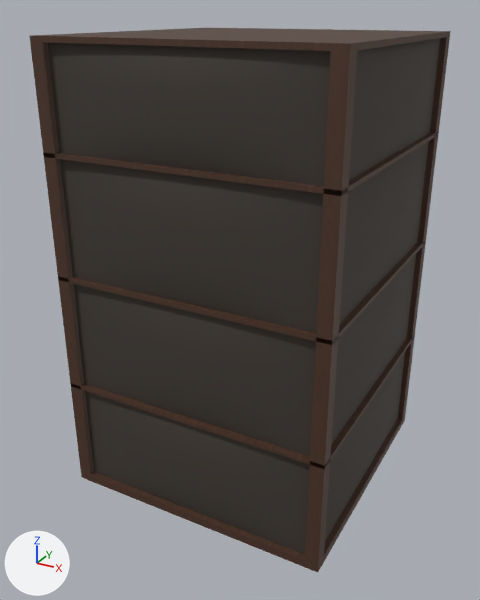
Two versions of the glTF model tools/_home-opening/assets/models/bass-trap.glb, one commit apart.
One viewpoint serves both versions: a camera (50 mm lens) standing at (0.661, -1.274, 1.046) and looking at (-0.016, -0.044, 0.431). The lights are fixed; the arrows at lower left show +X, +Y and +Z. The first picture is the older version. Vertices at exactly the same position are counted once.

Objects in the first picture: 'bass_trap_A01_A02'.
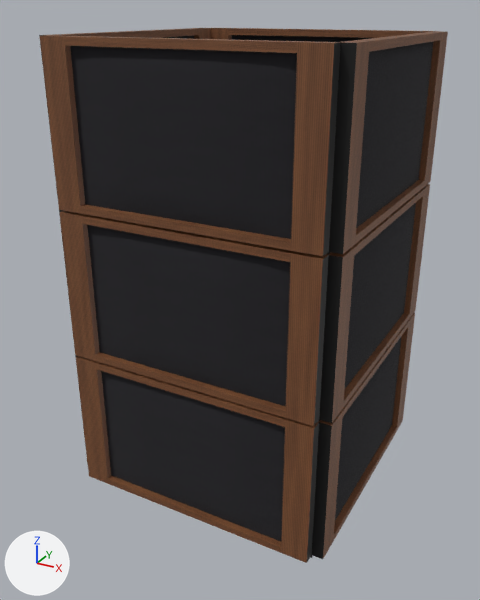
What differs and where, as boxes (x1, y1, x2, y2) in the pictures (480 x 600 px):
'bass_trap_A01_A02', surface changed, reshaped
    before: (30, 28, 451, 572)
    after: (39, 28, 448, 563)
part 1 of me_bass_trap_a01_a02, rebuilt (18% narrower)
    before: (85, 391, 309, 555)
    after: (101, 371, 285, 541)
part 2 of me_bass_trap_a01_a02, rebuilt (15% narrower)
    before: (331, 254, 416, 445)
    after: (344, 203, 416, 390)
part 3 of me_bass_trap_a01_a02, rebuilt (not visible before)
    after: (161, 36, 194, 39)
part 4 of me_bass_trap_a01_a02, rebuilt (14% narrower, 31% taller)
    before: (349, 38, 440, 180)
    after: (356, 41, 434, 228)
part 5 of me_bass_trap_a01_a02, rebuilt (16% narrower)
    before: (325, 352, 405, 541)
    after: (335, 336, 402, 520)
part 6 of me_bass_trap_a01_a02, rebuilt (16% narrower)
    before: (74, 284, 316, 456)
    after: (87, 225, 290, 406)
part 7 of me_bass_trap_a01_a02, rebuilt (not visible before)
    after: (232, 35, 371, 42)
part 8 of me_bass_trap_a01_a02, rebuilt (20% narrower, 34% taller)
    before: (47, 42, 331, 186)
    after: (70, 46, 297, 239)
part 9 of me_bass_trap_a01_a02, added (brown)
    after: (40, 35, 341, 563)
part 10 of me_bass_trap_a01_a02, added
    after: (312, 31, 448, 559)
part 11 of me_bass_trap_a01_a02, added (brown)
    after: (210, 28, 433, 40)
part 12 of me_bass_trap_a01_a02, added (mostly hidden)
    after: (39, 28, 210, 464)
part 13 of me_bass_trap_a01_a02, deleted
    before: (70, 335, 415, 469)
part 14 of me_bass_trap_a01_a02, deleted
    before: (58, 241, 426, 345)
part 15 of me_bass_trap_a01_a02, deleted
    before: (43, 132, 439, 196)
part 16 of me_bass_trap_a01_a02, deleted
    before: (30, 28, 451, 572)

Patch to the scene script:
```diff
--- a/tools/_home-opening/assets/models/bass-trap.glb.py
+++ b/tools/_home-opening/assets/models/bass-trap.glb.py
@@ mat_trap_fabric @@
 mat_trap_fabric = bpy.data.materials.new('trap_fabric')
-# nodes: BsdfPrincipled, Math, NormalMap, OutputMaterial, SeparateColor, TexImage x3
-# uses the picture img_trap_col
-# uses the picture img_trap_nrm
-# uses the picture img_trap_rough
+# nodes: BsdfPrincipled, NormalMap, OutputMaterial, TexImage x2
+# uses the picture img_trap_fab_col
+# uses the picture img_trap_fab_nrm
@@ mat_trap_wood @@
 n0 = _N.new('ShaderNodeBsdfPrincipled'); n0.name = 'Principled BSDF'
+n0.inputs[2].default_value = 0.55  # 'Roughness'
 n1 = _N.new('ShaderNodeOutputMaterial'); n1.name = 'Material Output'
 n2 = _N.new('ShaderNodeTexImage'); n2.name = 'Image Texture'
-n2.image = img_trapwood_col
-n3 = _N.new('ShaderNodeSeparateColor'); n3.name = 'Separate Color'
-n4 = _N.new('ShaderNodeTexImage'); n4.name = 'Image Texture.001'
-n4.image = img_trapwood_arm
+n2.image = img_trap_wood
 _L.new(n0.outputs[0], n1.inputs[0])  # 'BSDF' to 'Surface'
 _L.new(n2.outputs[0], n0.inputs[0])  # 'Color' to 'Base Color'
-_L.new(n3.outputs[2], n0.inputs[1])  # 'Blue' to 'Metallic'
-_L.new(n3.outputs[1], n0.inputs[2])  # 'Green' to 'Roughness'
-_L.new(n4.outputs[0], n3.inputs[0])  # 'Color' to 'Color'
@@ me_bass_trap_a01_a02 @@
-me_bass_trap_a01_a02.from_pydata(...)  # 1296 vertices, 2028 faces; spans x -0.31..0.31, y -0.31..0.31, z 0.0..1.0
+me_bass_trap_a01_a02.from_pydata(...)  # 1700 vertices, 2904 faces; spans x -0.31..0.31, y -0.31..0.31, z 0.0..1.0
+# me_bass_trap_a01_a02 part 1: the loose piece of 77 vertices spanning x -0.28..0.28, y -0.309..-0.297, z 0.02..0.257 is rebuilt with 117 vertices and now spans x -0.227..0.227, y -0.306..-0.296, z 0.028..0.323
+# me_bass_trap_a01_a02 part 2: the loose piece of 77 vertices spanning x 0.297..0.309, y -0.28..0.28, z 0.265..0.517 is rebuilt with 117 vertices and now spans x 0.296..0.306, y -0.227..0.227, z 0.359..0.654
+# me_bass_trap_a01_a02 part 3: the loose piece of 77 vertices spanning x -0.309..-0.297, y -0.28..0.28, z 0.787..0.989 is rebuilt with 117 vertices and now spans x -0.306..-0.296, y -0.227..0.227, z 0.69..0.985
+# me_bass_trap_a01_a02 part 4: the loose piece of 77 vertices spanning x 0.297..0.309, y -0.28..0.28, z 0.787..0.989 is rebuilt with 117 vertices and now spans x 0.296..0.306, y -0.227..0.227, z 0.69..0.985
+# me_bass_trap_a01_a02 part 5: the loose piece of 77 vertices spanning x 0.297..0.309, y -0.28..0.28, z 0.02..0.257 is rebuilt with 117 vertices and now spans x 0.296..0.306, y -0.227..0.227, z 0.028..0.323
+# me_bass_trap_a01_a02 part 6: the loose piece of 77 vertices spanning x -0.28..0.28, y -0.309..-0.297, z 0.265..0.517 is rebuilt with 117 vertices and now spans x -0.227..0.227, y -0.306..-0.296, z 0.359..0.654
+# me_bass_trap_a01_a02 part 7: the loose piece of 77 vertices spanning x -0.28..0.28, y 0.297..0.309, z 0.787..0.989 is rebuilt with 117 vertices and now spans x -0.227..0.227, y 0.296..0.306, z 0.69..0.985
+# me_bass_trap_a01_a02 part 8: the loose piece of 77 vertices spanning x -0.28..0.28, y -0.309..-0.297, z 0.787..0.989 is rebuilt with 117 vertices and now spans x -0.227..0.227, y -0.306..-0.296, z 0.69..0.985
+# me_bass_trap_a01_a02 part 9: a new loose piece of 74 vertices spanning x -0.285..0.285, y -0.31..-0.28, z 0.0..1.0, in mat_trap_wood (picture img_trap_wood)
+# me_bass_trap_a01_a02 part 10: a new loose piece of 74 vertices spanning x 0.28..0.31, y -0.285..0.285, z 0.0..1.0, in mat_trap_wood (picture img_trap_wood)
+# me_bass_trap_a01_a02 part 11: a new loose piece of 74 vertices spanning x -0.285..0.285, y 0.28..0.31, z 0.0..1.0, in mat_trap_wood (picture img_trap_wood)
+# me_bass_trap_a01_a02 part 12: a new loose piece of 74 vertices spanning x -0.31..-0.28, y -0.285..0.285, z 0.0..1.0, in mat_trap_wood (picture img_trap_wood)
+# me_bass_trap_a01_a02 part 13: the loose piece of 8 vertices spanning x -0.31..0.31, y -0.31..0.31, z 0.257..0.265 is deleted
+# me_bass_trap_a01_a02 part 14: the loose piece of 8 vertices spanning x -0.31..0.31, y -0.31..0.31, z 0.517..0.526 is deleted
+# me_bass_trap_a01_a02 part 15: the loose piece of 8 vertices spanning x -0.31..0.31, y -0.31..0.31, z 0.778..0.787 is deleted
+# me_bass_trap_a01_a02 part 16: 348 vertices removed from x -0.31..0.31, y -0.31..0.31, z 0.0..1.0
+# other edits to the shape of me_bass_trap_a01_a02 do not show in these pictures
 me_bass_trap_a01_a02.materials.append(mat_trap_fabric)
```
